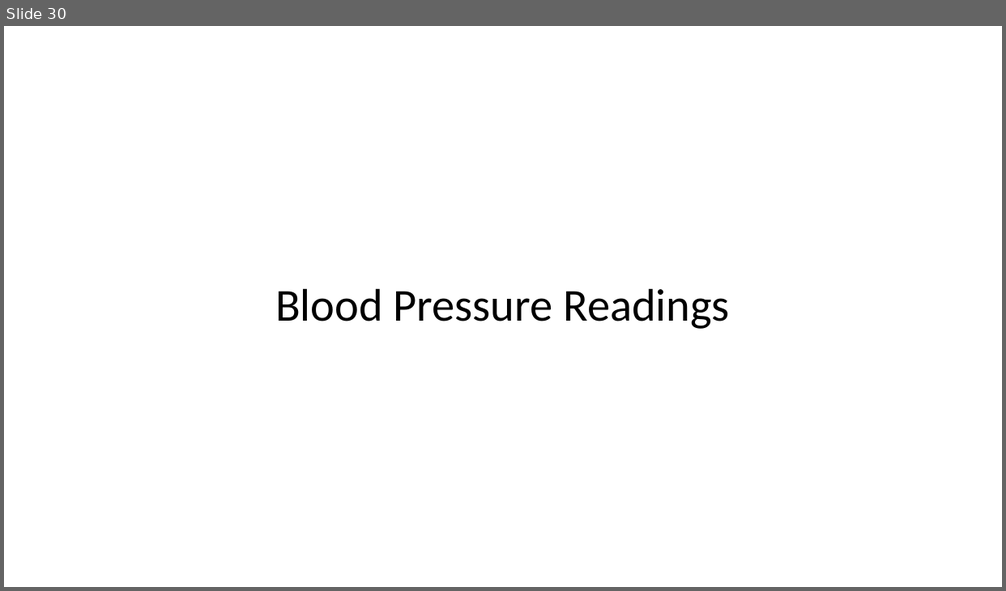
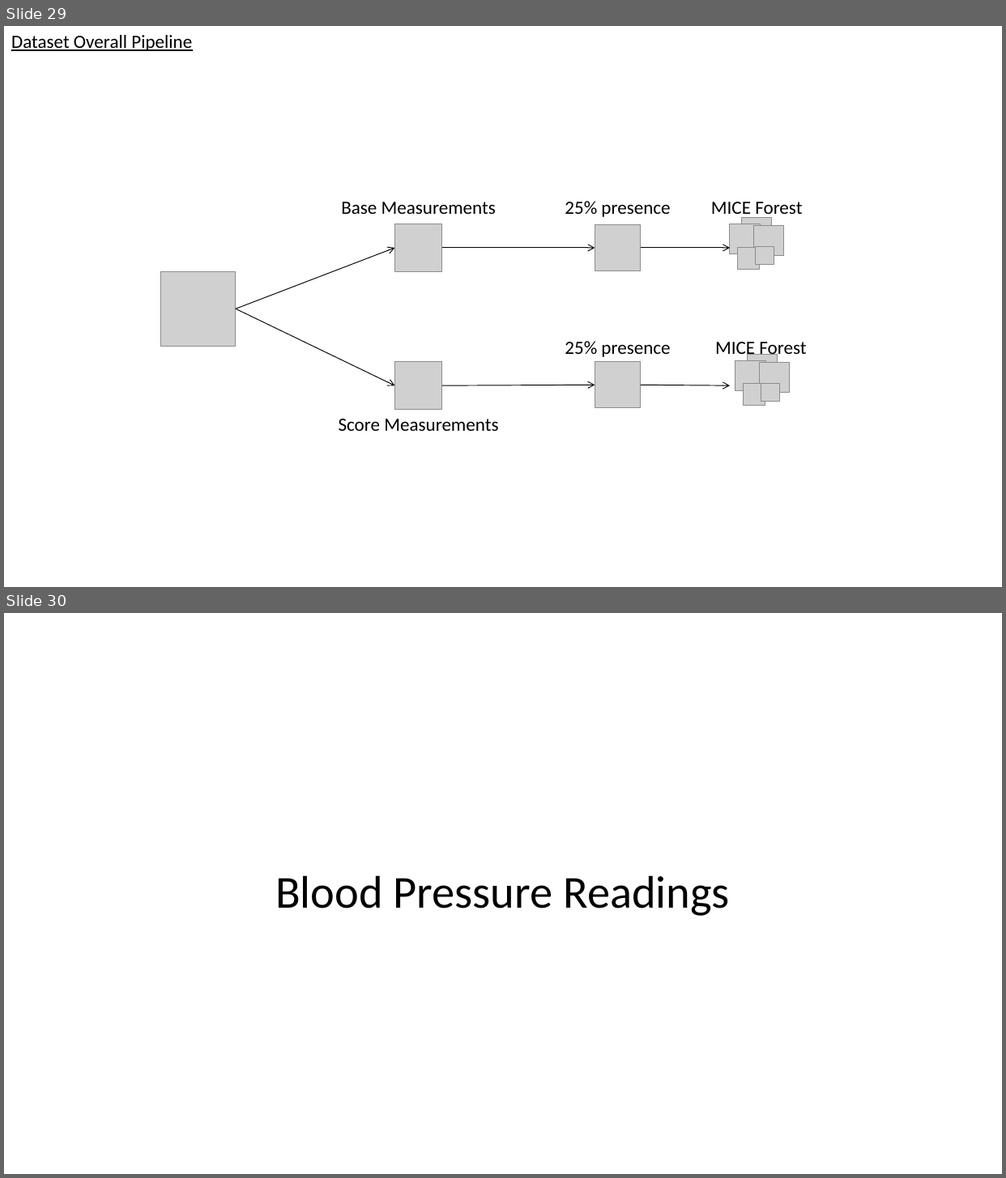
Before and after one commit to UPOD-datascience/ODIN, a slide deck: assets/ppt/data_exploration.pptx. Shown one above the other, each under a label of ours: slide 30 before the commit, slides 29 and 30 after it. The pictures are 1006x591 and 1006x1178 pixels, drawn with LibreOffice and Linux fonts; fonts in the diff are those of the drawing; grey boxes stand for pictures; background and template pictures are left out. Boxes give left, top, right and bottom in pixels: in the first picture for what was removed or moved away, otherwise in the second. Text is boxed around its words. In the diff, an @@ line names an element or a change of style, - is before the commit and + after.

Commit message:
mice forest added on metingen

```diff
--- a/assets/ppt/data_exploration.pptx
+++ b/assets/ppt/data_exploration.pptx
@@ slide 29 added at box(4, 26, 1002, 587), background #FFFFFF @@
@@ text added at box(11, 35, 192, 51), 18 pt, text #000000, underline @@
+Dataset Overall Pipeline
@@ text added at box(341, 202, 496, 214), 18 pt, text #000000 @@
+Base Measurements
@@ text added at box(565, 201, 670, 217), 18 pt, text #000000 @@
+25% presence
@@ text added at box(711, 202, 802, 219), 18 pt, text #000000 @@
+MICE Forest
@@ picture added at box(394, 224, 442, 271) @@
@@ picture added at box(594, 225, 641, 271) @@
@@ arrow added from (236, 309) to (394, 248), #000000 0.75 pt @@
@@ arrow added from (442, 248) to (594, 248), #000000 0.75 pt @@
@@ arrow added from (641, 248) to (731, 248), #000000 0.75 pt @@
@@ group added at box(731, 218, 784, 268): 5 pictures @@
@@ picture added at box(160, 271, 236, 347) @@
@@ arrow added from (236, 309) to (394, 386), #000000 0.75 pt @@
@@ text added at box(565, 341, 670, 357), 18 pt, text #000000 @@
+25% presence
@@ picture added at box(394, 362, 442, 409) @@
@@ picture added at box(594, 362, 641, 408) @@
@@ text added at box(715, 342, 806, 359), 18 pt, text #000000 @@
+MICE Forest
@@ arrow added from (442, 386) to (594, 386), #000000 0.75 pt @@
@@ arrow added from (641, 386) to (731, 386), #000000 0.75 pt @@
@@ group added at box(735, 355, 790, 406): 5 pictures @@
@@ text added at box(339, 419, 498, 431), 18 pt, text #000000 @@
+Score Measurements
```
Also in this commit, not shown: 15 slides changed, 1 slide removed, 2 other files.
